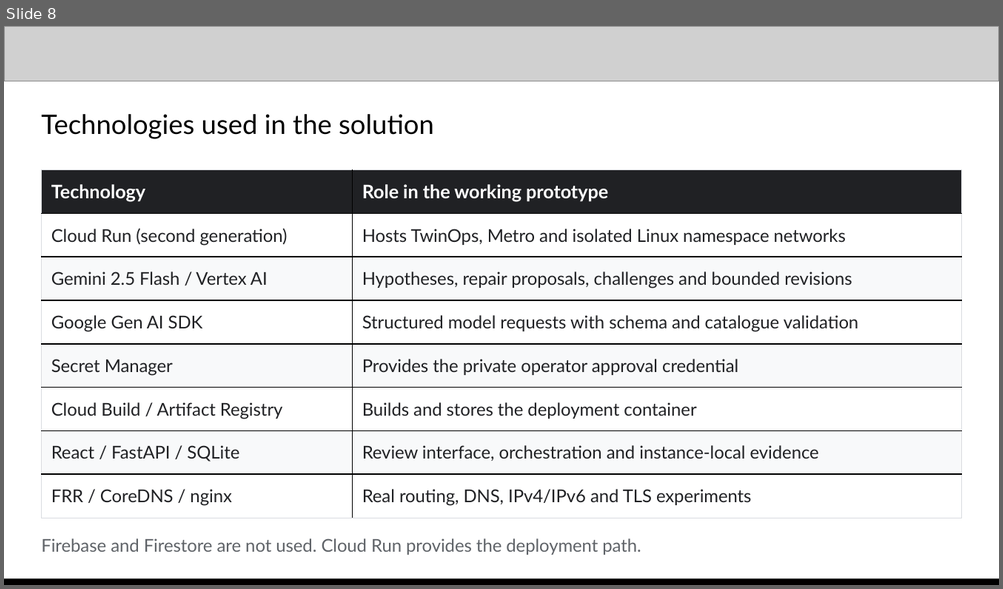
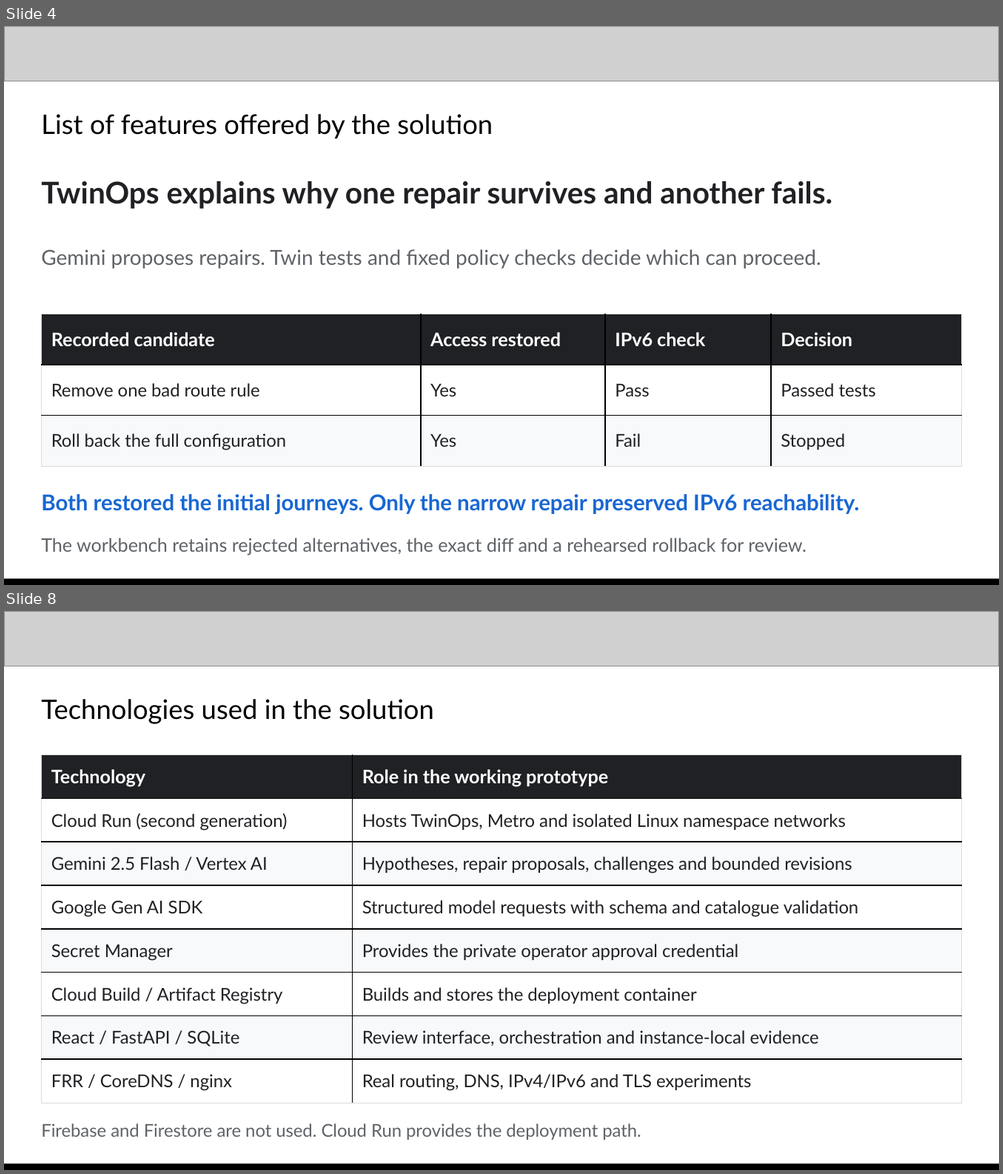
Before and after one commit to prabhakarcs786/twinops, a slide deck: docs/TwinOps_Deck.pptx. Shown one above the other, each under a label of ours: slide 8 before the commit, slides 4 and 8 after it; the slides between them are not shown. The pictures are 1003x589 and 1003x1174 pixels, drawn with LibreOffice and Linux fonts; fonts in the diff are those of the drawing; grey boxes stand for pictures. Boxes give left, top, right and bottom in pixels: in the first picture for what was removed or moved away, otherwise in the second. Text is boxed around its words. In the diff, an @@ line names an element or a change of style, - is before the commit and + after.

Commit message:
Make the submission deck explain the complete TwinOps workflow

```diff
--- a/docs/TwinOps_Deck.pptx
+++ b/docs/TwinOps_Deck.pptx
@@ slide 4 added at [4, 26, 999, 585], background #FFFFFF @@
@@ picture added at [4, 26, 999, 81] @@
@@ text added at [41, 114, 492, 139], 19.5 pt, text #000000 @@
+List of features offered by the solution
@@ text added at [41, 181, 832, 209], 21.8 pt, text #202124, bold @@
+TwinOps explains why one repair survives and another fails.
@@ text added at [41, 249, 821, 269], 15 pt, text #5F6368 @@
+Gemini proposes repairs. Twin tests and fixed policy checks decide which can proceed.
@@ table added at [42, 315, 962, 466], 3 rows, 4 columns @@
+Recorded candidate | Access restored | IPv6 check | Decision
+Remove one bad route rule | Yes | Pass | Passed tests
+Roll back the full configuration | Yes | Fail | Stopped
@@ text added at [41, 494, 859, 514], 15.8 pt, text #1967D2, bold @@
+Both restored the initial journeys. Only the narrow repair preserved IPv6 reachability.
@@ text added at [41, 538, 806, 555], 13.5 pt, text #5F6368 @@
+The workbench retains rejected alternatives, the exact diff and a rehearsed rollback for review.
@@ picture added at [4, 579, 999, 585] @@
@@ rectangle added at [4, 579, 999, 585], fill #000000 @@
```
Also in this commit, not shown: 4 slides changed, 4 other slides added, 5 slides removed, 25 other files.
